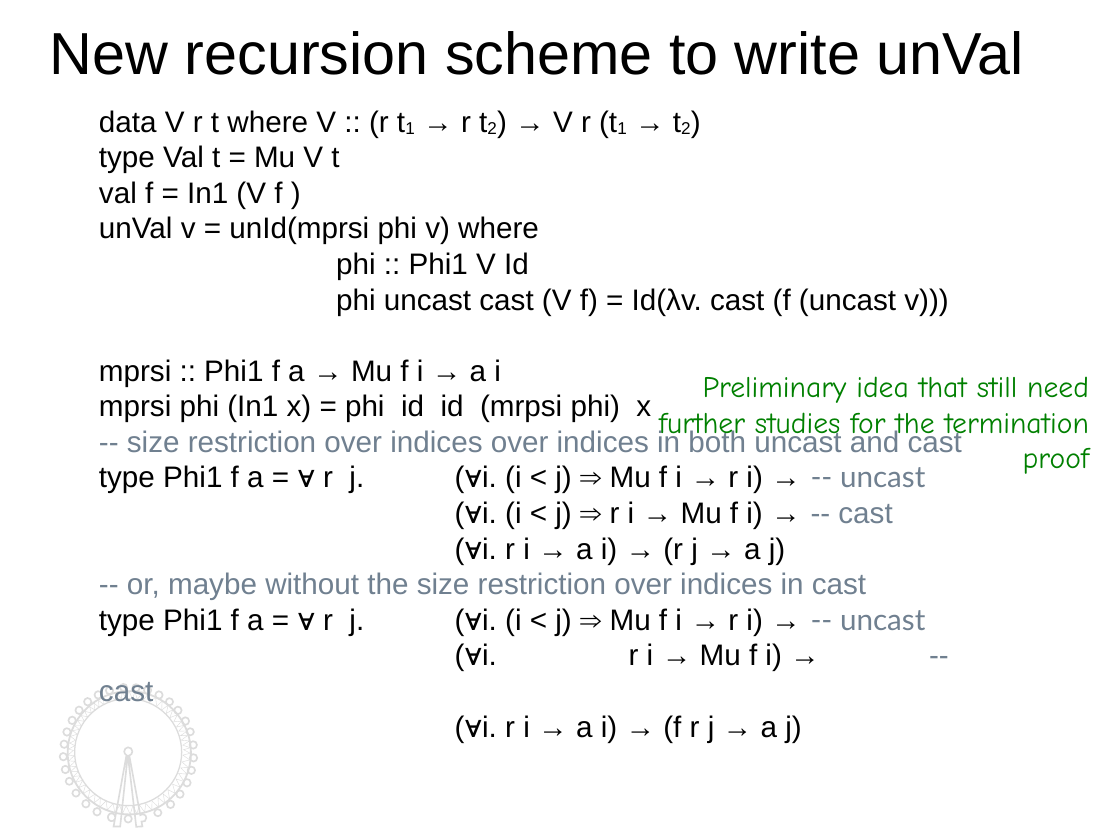
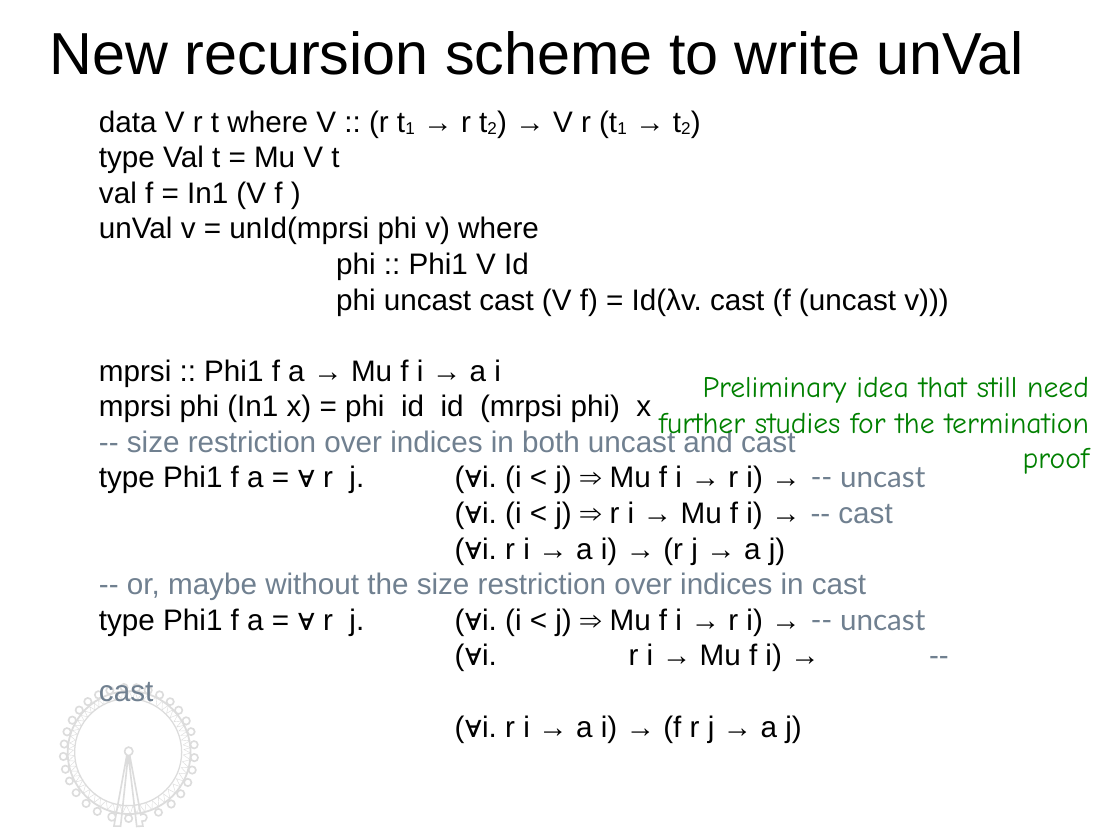
Before and after one commit to kyagrd/nax, a slide deck: slide 16 of trunk/draft/TYPES13/ppt/myslide.odp. Drawn at 1120x840 pixels with LibreOffice and Linux fonts; fonts in the diff are those of the drawing. Boxes give left, top, right and bottom in pixels: in the first picture for what was removed or moved away, otherwise in the second. Text is boxed around its words. In the diff, an @@ line names an element or a change of style, - is before the commit and + after.

```diff
--- a/trunk/draft/TYPES13/ppt/myslide.odp
+++ b/trunk/draft/TYPES13/ppt/myslide.odp
@@ text at [127,429,795,453]: text changed @@
--- size restriction over indices over indices in both uncast and cast
+-- size restriction over indices in both uncast and cast
```
Also in this commit, not shown: 16 other slides changed, 1 other file.
